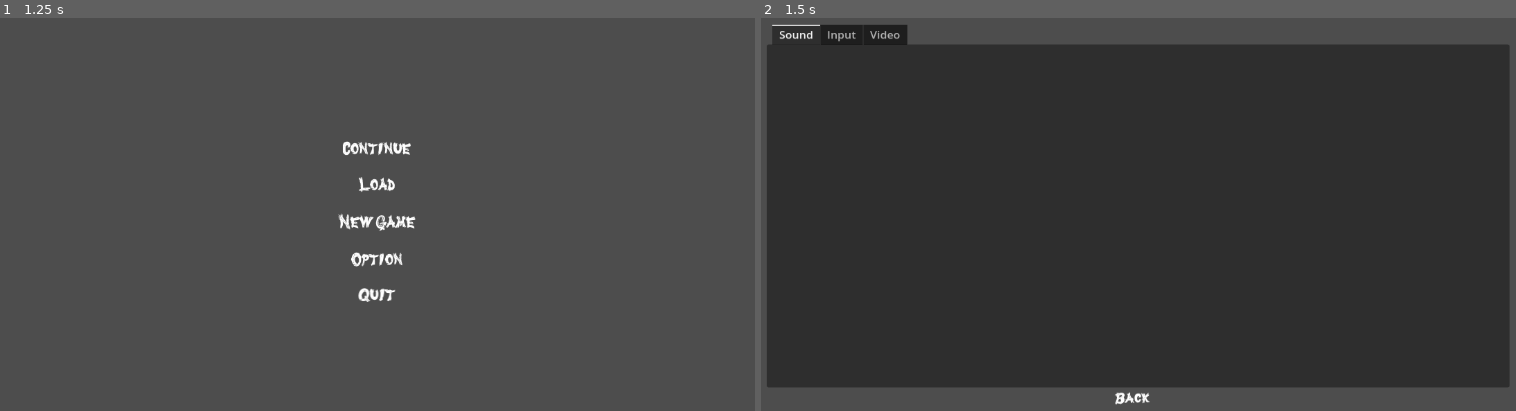
Above: before the commit, frames 1-2 (left to right).
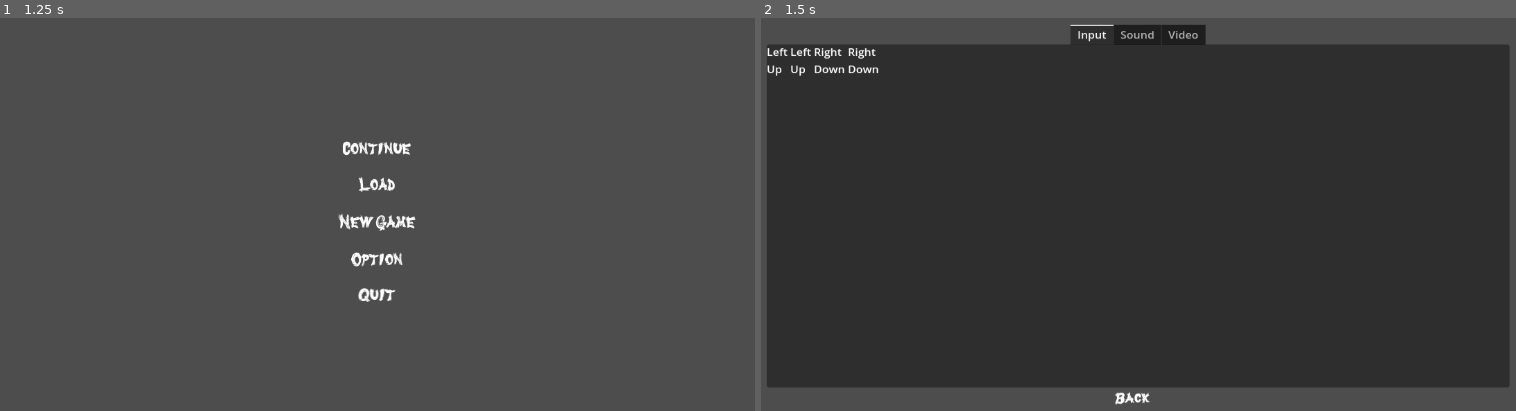
Above: after the commit, the same moments.

Repository: Pouletmania/Ninja1000vsSuperYokai
Game: Godot game, scene res://Scene/TitleScreen/TitleScreen.tscn
Two runs of this game, one before a commit and one after it. Both use one fixed random seed, a clock stepped at 60 frames per second and the inputs below. Before the commit the project starts from res://Scene/TitleScreen.tscn.
Inputs (mouse positions are in pixels of both pictures, inside the frame that each line leads up to):
- Up to frame 1 (1.25 s): click (377, 183) at 0.5 s
- Up to frame 2 (1.5 s): click (1138, 257) at 1.25 s

Frame 1 is identical in both runs. In frame 2, 2.0% of the frame differs, in the area x 0-59%, y 1-15%.

Commit message:
Création Automatique Option Input
Mise en place de la boucle listant les Input (Exclusion des inputs ui) Liste des action est des input associé

Diff:
--- a/Scene/TitleScreen.tscn
+++ /dev/null
@@ -1,99 +0,0 @@
-[gd_scene load_steps=9 format=3 uid="uid://b4a5pdfkajrj2"]
-
-[ext_resource type="Script" path="res://Script/TitleScreen/TitleScreen.gd" id="1_66vs3"]
-[ext_resource type="Texture2D" uid="uid://chx6g70nwag6b" path="res://Asset/TitleScreen/Menu/label_continue.png" id="1_ovtt1"]
-[ext_resource type="Texture2D" uid="uid://dj7ssfj4rutov" path="res://Asset/TitleScreen/Menu/label_load.png" id="2_fh23b"]
-[ext_resource type="Texture2D" uid="uid://cl7kg2nja5pbj" path="res://Asset/TitleScreen/Menu/label_new_game.png" id="3_n8g7q"]
-[ext_resource type="Texture2D" uid="uid://edym8kybsv3q" path="res://Asset/TitleScreen/Menu/label_option.png" id="4_p6vm1"]
-[ext_resource type="Texture2D" uid="uid://7lpcx5f6jhjo" path="res://Asset/TitleScreen/Menu/label_quit.png" id="5_8e0tx"]
-[ext_resource type="Texture2D" uid="uid://bei2qwck1y724" path="res://Asset/TitleScreen/Menu/label_back.png" id="7_wmhgc"]
-[ext_resource type="Script" path="res://Script/TitleScreen/InputOption.gd" id="8_hydi6"]
-
-[node name="TitleScreen" type="MarginContainer"]
-anchors_preset = 15
-anchor_right = 1.0
-anchor_bottom = 1.0
-offset_right = -1.0
-offset_bottom = 1.0
-grow_horizontal = 2
-grow_vertical = 2
-theme_override_constants/margin_left = 40
-theme_override_constants/margin_top = 40
-theme_override_constants/margin_right = 40
-theme_override_constants/margin_bottom = 40
-script = ExtResource("1_66vs3")
-
-[node name="MainScreen" type="Control" parent="."]
-visible = false
-layout_mode = 2
-
-[node name="MainMenu" type="VBoxContainer" parent="MainScreen"]
-layout_mode = 2
-offset_left = 479.0
-offset_top = 168.0
-offset_right = 591.0
-offset_bottom = 400.0
-size_flags_horizontal = 4
-size_flags_vertical = 4
-theme_override_constants/separation = 30
-alignment = 1
-
-[node name="Continue" type="TextureButton" parent="MainScreen/MainMenu"]
-layout_mode = 2
-texture_normal = ExtResource("1_ovtt1")
-stretch_mode = 3
-
-[node name="Load" type="TextureButton" parent="MainScreen/MainMenu"]
-layout_mode = 2
-texture_normal = ExtResource("2_fh23b")
-stretch_mode = 3
-
-[node name="NewGame" type="TextureButton" parent="MainScreen/MainMenu"]
-layout_mode = 2
-texture_normal = ExtResource("3_n8g7q")
-stretch_mode = 3
-
-[node name="Option" type="TextureButton" parent="MainScreen/MainMenu"]
-layout_mode = 2
-texture_normal = ExtResource("4_p6vm1")
-stretch_mode = 3
-
-[node name="Quit" type="TextureButton" parent="MainScreen/MainMenu"]
-layout_mode = 2
-texture_normal = ExtResource("5_8e0tx")
-stretch_mode = 3
-
-[node name="OptionScreen" type="Control" parent="."]
-layout_mode = 2
-
-[node name="Back" type="TextureButton" parent="OptionScreen"]
-layout_mode = 0
-offset_left = 501.0
-offset_top = 530.0
-offset_right = 553.0
-offset_bottom = 570.0
-scale = Vector2(1, 0.84)
-texture_normal = ExtResource("7_wmhgc")
-
-[node name="TabOption" type="TabContainer" parent="OptionScreen"]
-layout_mode = 2
-offset_right = 1071.0
-offset_bottom = 569.0
-scale = Vector2(1, 0.92)
-
-[node name="Sound" type="Control" parent="OptionScreen/TabOption"]
-layout_mode = 2
-
-[node name="Input" type="GridContainer" parent="OptionScreen/TabOption"]
-visible = false
-layout_mode = 2
-columns = 4
-script = ExtResource("8_hydi6")
-
-[node name="Video" type="Control" parent="OptionScreen/TabOption"]
-visible = false
-layout_mode = 2
-
-[connection signal="pressed" from="MainScreen/MainMenu/Option" to="." method="_on_option_pressed"]
-[connection signal="pressed" from="MainScreen/MainMenu/Quit" to="." method="_on_quit_pressed"]
-[connection signal="pressed" from="OptionScreen/Back" to="." method="_on_back_pressed"]
--- /dev/null
+++ b/Scene/TitleScreen/InputLabel.tscn
@@ -0,0 +1,10 @@
+[gd_scene load_steps=2 format=3 uid="uid://cwie0rklevyws"]
+
+[ext_resource type="Script" path="res://Script/TitleScreen/InputLabel.gd" id="1_tj2jo"]
+
+[node name="Control" type="Control"]
+layout_mode = 3
+anchors_preset = 0
+size_flags_horizontal = 6
+size_flags_vertical = 6
+script = ExtResource("1_tj2jo")
--- /dev/null
+++ b/Scene/TitleScreen/TitleScreen.tscn
@@ -0,0 +1,100 @@
+[gd_scene load_steps=9 format=3 uid="uid://b4a5pdfkajrj2"]
+
+[ext_resource type="Script" path="res://Script/TitleScreen/TitleScreen.gd" id="1_urjxg"]
+[ext_resource type="Texture2D" uid="uid://chx6g70nwag6b" path="res://Asset/TitleScreen/Menu/label_continue.png" id="2_vt5ah"]
+[ext_resource type="Texture2D" uid="uid://dj7ssfj4rutov" path="res://Asset/TitleScreen/Menu/label_load.png" id="3_77qaw"]
+[ext_resource type="Texture2D" uid="uid://cl7kg2nja5pbj" path="res://Asset/TitleScreen/Menu/label_new_game.png" id="4_r2376"]
+[ext_resource type="Texture2D" uid="uid://edym8kybsv3q" path="res://Asset/TitleScreen/Menu/label_option.png" id="5_w63xo"]
+[ext_resource type="Texture2D" uid="uid://7lpcx5f6jhjo" path="res://Asset/TitleScreen/Menu/label_quit.png" id="6_vc0lr"]
+[ext_resource type="Texture2D" uid="uid://bei2qwck1y724" path="res://Asset/TitleScreen/Menu/label_back.png" id="7_8lm8j"]
+[ext_resource type="Script" path="res://Script/TitleScreen/InputOption.gd" id="8_3wwuh"]
+
+[node name="TitleScreen" type="MarginContainer"]
+anchors_preset = 15
+anchor_right = 1.0
+anchor_bottom = 1.0
+offset_right = -1.0
+offset_bottom = 1.0
+grow_horizontal = 2
+grow_vertical = 2
+theme_override_constants/margin_left = 40
+theme_override_constants/margin_top = 40
+theme_override_constants/margin_right = 40
+theme_override_constants/margin_bottom = 40
+script = ExtResource("1_urjxg")
+
+[node name="MainScreen" type="Control" parent="."]
+visible = false
+layout_mode = 2
+
+[node name="MainMenu" type="VBoxContainer" parent="MainScreen"]
+layout_mode = 2
+offset_left = 479.0
+offset_top = 168.0
+offset_right = 591.0
+offset_bottom = 400.0
+size_flags_horizontal = 4
+size_flags_vertical = 4
+theme_override_constants/separation = 30
+alignment = 1
+
+[node name="Continue" type="TextureButton" parent="MainScreen/MainMenu"]
+layout_mode = 2
+texture_normal = ExtResource("2_vt5ah")
+stretch_mode = 3
+
+[node name="Load" type="TextureButton" parent="MainScreen/MainMenu"]
+layout_mode = 2
+texture_normal = ExtResource("3_77qaw")
+stretch_mode = 3
+
+[node name="NewGame" type="TextureButton" parent="MainScreen/MainMenu"]
+layout_mode = 2
+texture_normal = ExtResource("4_r2376")
+stretch_mode = 3
+
+[node name="Option" type="TextureButton" parent="MainScreen/MainMenu"]
+layout_mode = 2
+texture_normal = ExtResource("5_w63xo")
+stretch_mode = 3
+
+[node name="Quit" type="TextureButton" parent="MainScreen/MainMenu"]
+layout_mode = 2
+texture_normal = ExtResource("6_vc0lr")
+stretch_mode = 3
+
+[node name="OptionScreen" type="Control" parent="."]
+layout_mode = 2
+
+[node name="Back" type="TextureButton" parent="OptionScreen"]
+layout_mode = 0
+offset_left = 501.0
+offset_top = 530.0
+offset_right = 553.0
+offset_bottom = 570.0
+scale = Vector2(1, 0.84)
+texture_normal = ExtResource("7_8lm8j")
+
+[node name="TabOption" type="TabContainer" parent="OptionScreen"]
+layout_mode = 2
+offset_right = 1071.0
+offset_bottom = 569.0
+scale = Vector2(1, 0.92)
+tab_alignment = 1
+
+[node name="Input" type="GridContainer" parent="OptionScreen/TabOption"]
+layout_mode = 2
+columns = 4
+script = ExtResource("8_3wwuh")
+
+[node name="Sound" type="Control" parent="OptionScreen/TabOption"]
+visible = false
+layout_mode = 2
+
+[node name="Video" type="Control" parent="OptionScreen/TabOption"]
+visible = false
+layout_mode = 2
+
+[connection signal="pressed" from="MainScreen/MainMenu/Option" to="." method="_on_option_pressed"]
+[connection signal="pressed" from="MainScreen/MainMenu/Quit" to="." method="_on_quit_pressed"]
+[connection signal="pressed" from="OptionScreen/Back" to="." method="_on_back_pressed"]
--- /dev/null
+++ b/Script/TitleScreen/InputLabel.gd
@@ -0,0 +1,14 @@
+extends Control
+
+
+# Called when the node enters the scene tree for the first time.
+func _ready():
+	pass # Replace with function body.
+
+
+# Called every frame. 'delta' is the elapsed time since the previous frame.
+func _process(delta):
+	pass
+
+func rename(newName):
+	self.name = newName
--- a/Script/TitleScreen/InputOption.gd
+++ b/Script/TitleScreen/InputOption.gd
@@ -3,7 +3,18 @@
 
 # Called when the node enters the scene tree for the first time.
 func _ready():
-	pass # Replace with function body.
+
+
+	for action in InputMap.get_actions():
+		if not action.begins_with("ui_"):
+			var label = Label.new()
+			var input = Label.new()
+			label.text = action
+			input.text = InputMap.action_get_events(action)[0].as_text()
+			add_child(label)
+			add_child(input)
+			print(action)
+			print(InputMap.action_get_events(action)[0].keycode)
 
 
 # Called every frame. 'delta' is the elapsed time since the previous frame.
@@ -18,5 +29,10 @@
 	#TODO : Check if the event can be convert as text
 	# if not, have to take associated picture (Exemple : A button on a GamePad)
 
-	# Return the event as text.In
-	return event.as_text()
+	# Gets the constant scancode and the physical scancode of the key
+	var scancode: int = event.scancode
+	var physical_scancode: int = event.physical_scancode
+
+
+	# Returns the name of the key
+	return OS.get_keycode_string(event.keycode)
--- a/project.godot
+++ b/project.godot
@@ -11,7 +11,7 @@
 [application]
 
 config/name="Ninja 1000 Vs Super Yokai"
-run/main_scene="res://Scene/TitleScreen.tscn"
+run/main_scene="res://Scene/TitleScreen/TitleScreen.tscn"
 config/features=PackedStringArray("4.1", "Forward Plus")
 config/icon="res://icon.svg"
 
@@ -19,21 +19,21 @@
 
 Left={
 "deadzone": 0.5,
-"events": [Object(InputEventKey,"resource_local_to_scene":fa …(119 unchanged characters)… ressed":false,"pressed":false,"keycode":0,"physical_keycode":4194319,"key_label":0,"unicode":0,"echo":false,"script":null)
+"events": [Object(InputEventKey,"resource_local_to_scene":fa …(119 unchanged characters)… ressed":false,"pressed":false,"keycode":4194319,"physical_keycode":0,"key_label":0,"unicode":0,"echo":false,"script":null)
 ]
 }
 Right={
 "deadzone": 0.5,
-"events": [Object(InputEventKey,"resource_local_to_scene":fa …(119 unchanged characters)… ressed":false,"pressed":false,"keycode":0,"physical_keycode":4194321,"key_label":0,"unicode":0,"echo":false,"script":null)
+"events": [Object(InputEventKey,"resource_local_to_scene":fa …(119 unchanged characters)… ressed":false,"pressed":false,"keycode":4194321,"physical_keycode":0,"key_label":0,"unicode":0,"echo":false,"script":null)
 ]
 }
 Up={
 "deadzone": 0.5,
-"events": [Object(InputEventKey,"resource_local_to_scene":fa …(119 unchanged characters)… ressed":false,"pressed":false,"keycode":0,"physical_keycode":4194320,"key_label":0,"unicode":0,"echo":false,"script":null)
+"events": [Object(InputEventKey,"resource_local_to_scene":fa …(119 unchanged characters)… ressed":false,"pressed":false,"keycode":4194320,"physical_keycode":0,"key_label":0,"unicode":0,"echo":false,"script":null)
 ]
 }
 Down={
 "deadzone": 0.5,
-"events": [Object(InputEventKey,"resource_local_to_scene":fa …(119 unchanged characters)… ressed":false,"pressed":false,"keycode":0,"physical_keycode":4194322,"key_label":0,"unicode":0,"echo":false,"script":null)
+"events": [Object(InputEventKey,"resource_local_to_scene":fa …(119 unchanged characters)… ressed":false,"pressed":false,"keycode":4194322,"physical_keycode":0,"key_label":0,"unicode":0,"echo":false,"script":null)
 ]
 }
Not shown, added: Scene/TitleScreen/Tit551E.tmp
Not shown, added: Scene/TitleScreen/Tit7EDC.tmp
